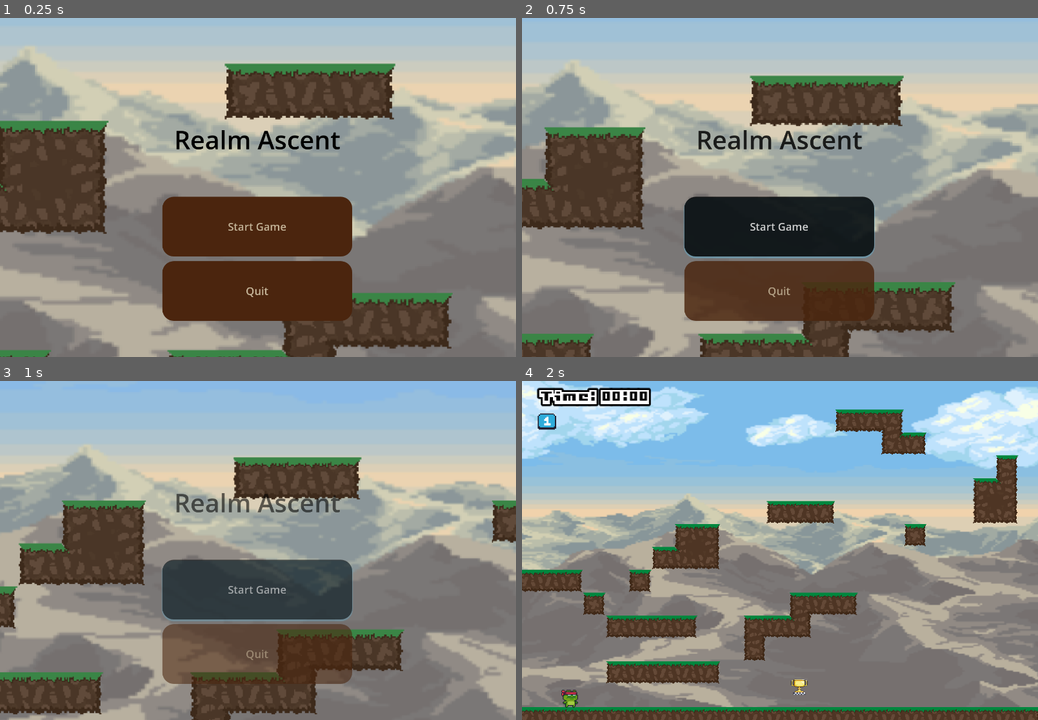
Above: before the commit, frames 1-4 (two rows, left to right).
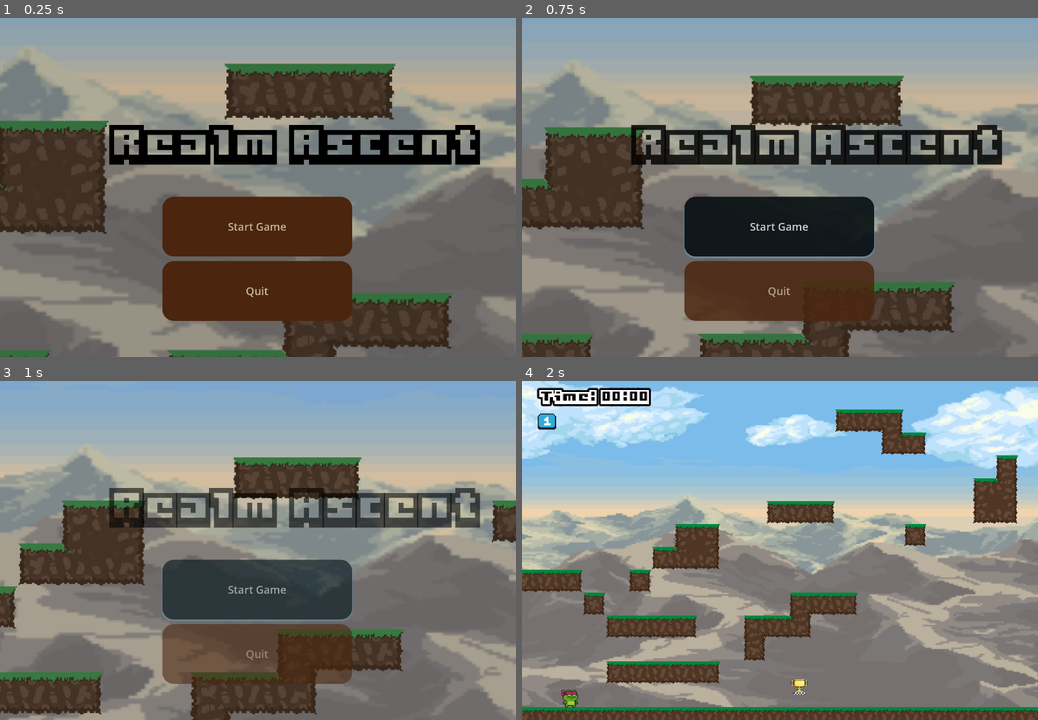
Above: after the commit, the same moments.

Repository: pizzabulle/Gymnasiearbete
Game: Godot game, scene res://Scenes/main_menu.tscn
Two runs of this game, one before a commit and one after it. Both use one fixed random seed, a clock stepped at 60 frames per second and the inputs below.
Inputs:
- Up to frame 1 (0.25 s): no input
- Up to frame 2 (0.75 s): click "Start Game" at 0.5 s
- Up to frame 3 (1 s): no input
- Up to frame 4 (2 s): click "Start Game" at 1.25 s

The runs differ from the first frame. In frame 1, 47% of the frame differs, in the area x 0-100%, y 0-100%; in frame 2, 38%; in frame 3, 5.2%; in frame 4, nothing differs.
Error before the commit: Cannot call method 'change_scene_to_file' on a null value. (res://Script/main_menu.gd:18)
Error after the commit: Invalid assignment of property or key 'paused' with value of type 'bool' on a base object of type 'null instance'. (res://Script/main_menu.gd:18)

Commit message:
Leaderboard works

Diff:
--- a/gyarb/Scenes/FinishScreen.tscn
+++ b/gyarb/Scenes/FinishScreen.tscn
@@ -82,5 +82,6 @@
 theme_override_font_sizes/font_size = 15
 text = "Main menu"
 
+[connection signal="pressed" from="Panel/VBox/NameRow/SubmitButton" to="." method="_on_submit_button_pressed"]
 [connection signal="pressed" from="Panel/VBox/Buttons/RestartButton" to="." method="_on_restart_button_pressed"]
 [connection signal="pressed" from="Panel/VBox/Buttons/MenuButton" to="." method="_on_menu_button_pressed"]
--- a/gyarb/Scenes/level.tscn
+++ b/gyarb/Scenes/level.tscn
@@ -103,6 +103,7 @@
 [node name="CanvasLayer" type="CanvasLayer" parent="."]
 
 [node name="PauseMenu" parent="CanvasLayer" instance=ExtResource("8_754fn")]
+metadata/_edit_lock_ = true
 
 [connection signal="body_entered" from="NextLevel" to="." method="_on_next_level_body_entered"]
 [connection signal="body_entered" from="BackLevel" to="." method="_on_back_level_body_entered"]
--- a/gyarb/Scenes/level_3.tscn
+++ b/gyarb/Scenes/level_3.tscn
@@ -15,5 +15,8 @@
 [node name="Level_Nr" parent="HUD" index="1"]
 texture = ExtResource("2_g5cw1")
 
+[node name="Wall" parent="." index="7"]
+visible = true
+
 [node name="TrapNorm" parent="." index="8" instance=ExtResource("3_76ybr")]
 position = Vector2(714, 636)
--- a/gyarb/Scenes/level_4.tscn
+++ b/gyarb/Scenes/level_4.tscn
@@ -1,8 +1,9 @@
-[gd_scene load_steps=5 format=4 uid="uid://caxnx3sr6ed3q"]
+[gd_scene load_steps=6 format=4 uid="uid://caxnx3sr6ed3q"]
 
 [ext_resource type="PackedScene" uid="uid://cmwpgk36yckt6" path="res://Scenes/level.tscn" id="1_i1va2"]
 [ext_resource type="Texture2D" uid="uid://cowyb2watmvih" path="res://Free/Menu/Levels/04.png" id="2_kdkq3"]
 [ext_resource type="PackedScene" uid="uid://d3jq43xifwlr" path="res://Scenes/Heli_Norm.tscn" id="3_kdkq3"]
+[ext_resource type="PackedScene" uid="uid://o0c61ntjcmee" path="res://Scenes/trap_norm.tscn" id="4_wi344"]
 
 [sub_resource type="Curve2D" id="Curve2D_kdkq3"]
 _data = {
@@ -24,3 +25,6 @@
 [node name="Heli_Norm" parent="." index="8" instance=ExtResource("3_kdkq3")]
 position = Vector2(332, 713)
 curve = SubResource("Curve2D_kdkq3")
+
+[node name="TrapNorm" parent="." index="10" instance=ExtResource("4_wi344")]
+position = Vector2(880, 246)
--- a/gyarb/Scenes/main_menu.tscn
+++ b/gyarb/Scenes/main_menu.tscn
@@ -1,7 +1,8 @@
-[gd_scene load_steps=12 format=3 uid="uid://dtg0l0ye813af"]
+[gd_scene load_steps=13 format=3 uid="uid://dtg0l0ye813af"]
 
 [ext_resource type="Script" uid="uid://bwa3wrs3flxvm" path="res://Script/main_menu.gd" id="1_48xlc"]
 [ext_resource type="Texture2D" uid="uid://b45bdqxeypljh" path="res://Free/Background/Skärmavbild 2026-01-27 kl. 19.56.32.png" id="2_48xlc"]
+[ext_resource type="FontFile" uid="uid://bf2x16hakilg4" path="res://Free/Menu/Text/Boxy-Bold.ttf" id="3_1ehe0"]
 
 [sub_resource type="StyleBoxEmpty" id="StyleBoxEmpty_28flt"]
 
@@ -88,6 +89,18 @@
 "transitions": PackedFloat32Array(1),
 "update": 0,
 "values": [Color(1, 1, 1, 1)]
+}
+tracks/3/type = "value"
+tracks/3/imported = false
+tracks/3/enabled = true
+tracks/3/path = NodePath("Panel:modulate")
+tracks/3/interp = 1
+tracks/3/loop_wrap = true
+tracks/3/keys = {
+"times": PackedFloat32Array(0),
+"transitions": PackedFloat32Array(1),
+"update": 0,
+"values": [Color(1, 1, 1, 0.333333)]
 }
 
 [sub_resource type="Animation" id="Animation_1ehe0"]
@@ -128,6 +141,18 @@
 "update": 0,
 "values": [Color(1, 1, 1, 1), Color(1, 1, 1, 0)]
 }
+tracks/3/type = "value"
+tracks/3/imported = false
+tracks/3/enabled = true
+tracks/3/path = NodePath("Panel:modulate")
+tracks/3/interp = 1
+tracks/3/loop_wrap = true
+tracks/3/keys = {
+"times": PackedFloat32Array(0, 1),
+"transitions": PackedFloat32Array(1, 1),
+"update": 0,
+"values": [Color(1, 1, 1, 0.333333), Color(1, 1, 1, 0)]
+}
 
 [sub_resource type="AnimationLibrary" id="AnimationLibrary_ce3w2"]
 _data = {
@@ -144,21 +169,38 @@
 grow_vertical = 2
 script = ExtResource("1_48xlc")
 
+[node name="Panel" type="Panel" parent="."]
+modulate = Color(1, 1, 1, 0.333333)
+z_index = 1
+layout_mode = 1
+anchors_preset = 15
+anchor_right = 1.0
+anchor_bottom = 1.0
+offset_left = -1838.0
+offset_top = -993.0
+offset_right = -1838.0
+offset_bottom = -993.0
+grow_horizontal = 2
+grow_vertical = 2
+scale = Vector2(3.78, 3.78)
+
 [node name="Sprite2D" type="Sprite2D" parent="."]
 position = Vector2(722, 474)
 scale = Vector2(2.5, 2.5)
 texture = ExtResource("2_48xlc")
 
 [node name="Label" type="Label" parent="."]
+z_index = 8
 layout_mode = 2
-offset_left = 486.0
-offset_top = 291.0
-offset_right = 950.0
-offset_bottom = 388.0
+offset_left = 305.0
+offset_top = 299.0
+offset_right = 1336.0
+offset_bottom = 424.0
 size_flags_horizontal = 4
 size_flags_vertical = 1
 theme_override_colors/font_color = Color(0, 0, 0, 1)
-theme_override_font_sizes/font_size = 71
+theme_override_fonts/font = ExtResource("3_1ehe0")
+theme_override_font_sizes/font_size = 110
 text = "Realm Ascent"
 
 [node name="VBoxContainer" type="VBoxContainer" parent="."]
--- a/gyarb/Script/FinishScreen.gd
+++ b/gyarb/Script/FinishScreen.gd
@@ -15,21 +15,21 @@
 var _qualifies: bool = false
 var _submitted: bool = false
 
+func _ready() -> void:
+	process_mode = Node.PROCESS_MODE_ALWAYS
+	get_tree().paused = true
+	submit_btn.pressed.connect(_on_submit)
+	name_input.text_submitted.connect(func(_t): _on_submit())
+
 func setup(finish_time: float, scores: Array, qualifies: bool) -> void:
 	_time = finish_time
 	_scores = scores
 	_qualifies = qualifies
-
-func _ready() -> void:
-	process_mode = Node.PROCESS_MODE_ALWAYS
-	get_tree().paused = true
+	print("setup tid: ", _time)
+	print("your_time_label: ", your_time_label)
 	your_time_label.text = "Din tid: " + _fmt(_time)
 	qualify_row.visible = _qualifies
 	_fill_slots()
-	submit_btn.pressed.connect(_on_submit)
-	name_input.text_submitted.connect(func(_t): _on_submit())
-	restart_btn.pressed.connect(_on_restart_button_pressed)
-	menu_btn.pressed.connect(_on_menu_button_pressed)
 
 func _fill_slots(highlight: String = "") -> void:
 	for c in slots.get_children():
@@ -58,6 +58,7 @@
 		row.add_child(name_lbl)
 		row.add_child(time_lbl)
 		slots.add_child(row)
+
 
 func _on_submit() -> void:
 	if _submitted:
--- a/gyarb/Script/finish.gd
+++ b/gyarb/Script/finish.gd
@@ -1,18 +1,5 @@
 extends Area2D
-
-const HIGHSCORE_NAME = "res://HighScores/Names.txt"
-
-# Called when the node enters the scene tree for the first time.
-func _ready() -> void:
-	pass # Replace with function body.
-
-
-# Called every frame. 'delta' is the elapsed time since the previous frame.
-func _process(delta: float) -> void:
-	pass
-
-
 
 func _on_body_entered(body: Node2D) -> void:
 	if body is Player:
-		get_tree().change_scene_to_file("res://Scenes/FinishScreen.tscn")
+		get_tree().current_scene._on_finish_body_entered(body)
--- a/gyarb/Script/level.gd
+++ b/gyarb/Script/level.gd
@@ -115,9 +115,6 @@
 	return time < highscores[highscores.size() - 1]["time"]
 
 func _insert_score(player_name: String) -> void:
-	for i in range(highscores.size() - 1, -1, -1):
-		if highscores[i]["name"] == player_name:
-			highscores.remove_at(i)
 	highscores.append({"name": player_name, "time": time})
 	highscores.sort_custom(func(a, b): return a["time"] < b["time"])
 	if highscores.size() > 8:
@@ -126,9 +123,9 @@
 
 func _show_finish_screen() -> void:
 	var finish_scene = preload("res://Scenes/FinishScreen.tscn").instantiate()
-	finish_scene.setup(time, highscores, _qualifies_for_top8())
 	finish_scene.connect("score_submitted", _on_score_submitted)
 	add_child(finish_scene)
+	finish_scene.setup(time, highscores, _qualifies_for_top8())
 
 func _on_score_submitted(player_name: String) -> void:
 	_insert_score(player_name)
--- a/gyarb/Script/main_menu.gd
+++ b/gyarb/Script/main_menu.gd
@@ -15,6 +15,7 @@
 func _on_start_pressed() -> void:
 	anim.play("start")
 	await anim.animation_finished
+	get_tree().paused = false
 	get_tree().change_scene_to_file("res://Scenes/level_1.tscn")
 
 func _on_quit_2_pressed() -> void:
Not shown, added: gyarb/HighScores/Highscores_savefile.txt
